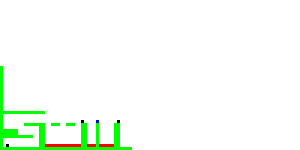
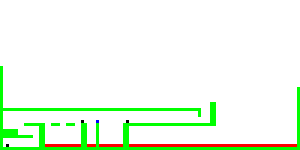
Layered file, before and after one edit (300x150). Changes by layer:
painted on "Layer 1" over [3, 87, 300, 150]
